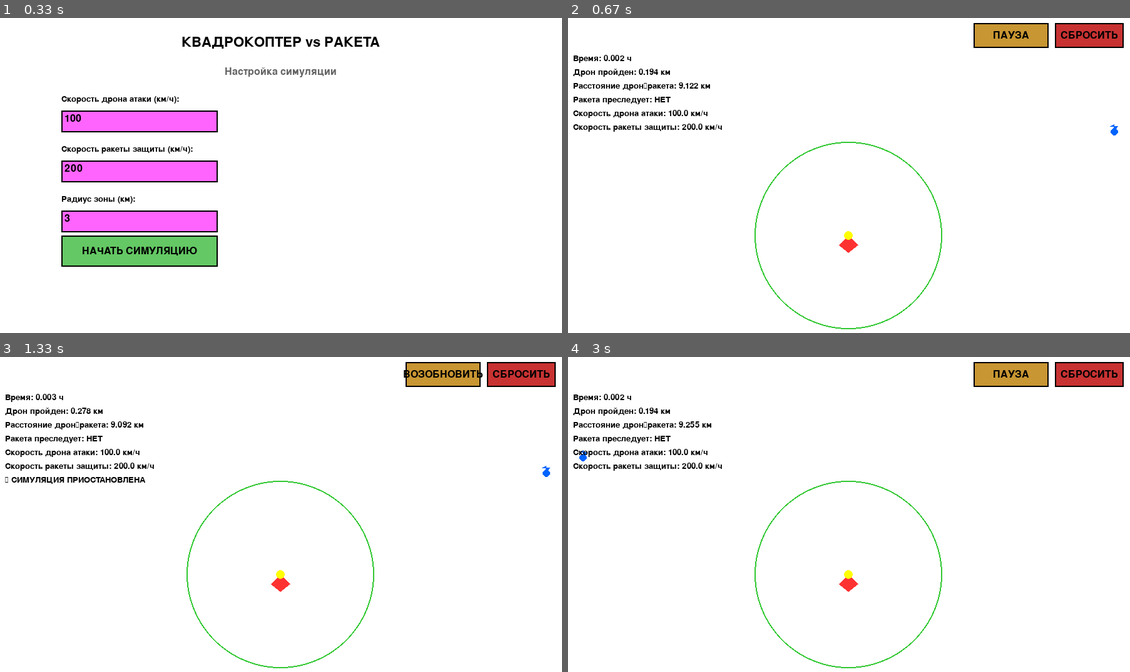
Above: before the commit, frames 1-4 (two rows, left to right).
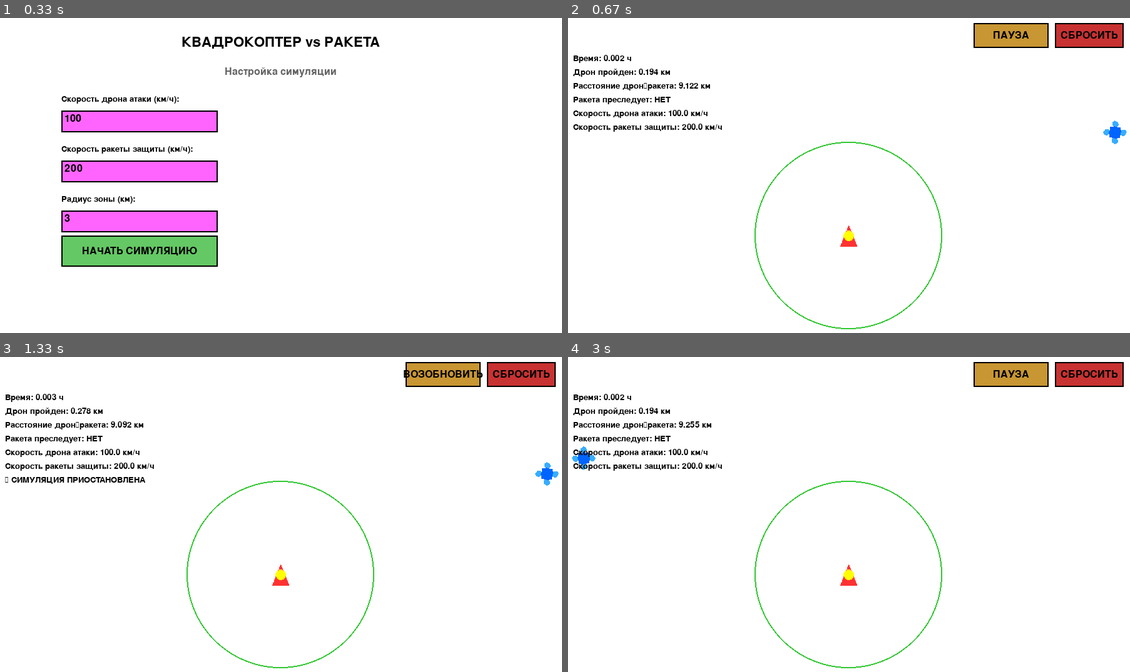
Above: after the commit, the same moments.

Repository: Scykorr/sokolov_pygame_bpla
Game: pygame game, started from main.py
Two runs of this game, one before a commit and one after it. Both use one fixed random seed, a clock stepped at 60 frames per second and the inputs below.
Inputs (mouse positions are in pixels of both pictures, inside the frame that each line leads up to):
- Up to frame 1 (0.33 s): no input
- Up to frame 2 (0.67 s): click "НАЧАТЬ СИМУЛЯЦИЮ" at 0.38 s
- Up to frame 3 (1.33 s): click "ПАУЗА" at 0.72 s; click (106, 508) at 1.05 s
- Up to frame 4 (3 s): click "СБРОСИТЬ" at 2.38 s; click "НАЧАТЬ СИМУЛЯЦИЮ" at 2.72 s

Frame 1 is identical in both runs. In frame 2, 0.2% of the frame differs, in the area x 48-100%, y 32-75%; in frame 3, 0.2%; in frame 4, 0.2%.

Commit message:
Добавить спрайты для дрона и ракеты, улучшить визуализацию

Diff:
--- /dev/null
+++ b/generate_sprites.py
@@ -0,0 +1,87 @@
+"""Генерирует спрайты (изображения) для дрона и ракеты"""
+from PIL import Image, ImageDraw
+
+def create_rocket_sprite(filename, size=50):
+    """Создает изображение ракеты"""
+    img = Image.new('RGBA', (size, size), (255, 255, 255, 0))
+    draw = ImageDraw.Draw(img)
+
+    # Ракета - треугольник с острием вверх (красная)
+    tip = (size // 2, 5)
+    left = (10, size - 5)
+    right = (size - 10, size - 5)
+
+    # Основное тело ракеты (красное)
+    draw.polygon([tip, left, right], fill=(255, 50, 50, 255))
+
+    # Желтая окружность (двигатель)
+    center = (size // 2, size // 2)
+    radius = size // 5
+    draw.ellipse(
+        [center[0] - radius, center[1] - radius,
+         center[0] + radius, center[1] + radius],
+        fill=(255, 255, 0, 255)
+    )
+
+    img.save(filename)
+    print(f"✓ Ракета сохранена в {filename}")
+
+def create_drone_sprite(filename, size=50):
+    """Создает изображение дрона (квадрокоптера)"""
+    img = Image.new('RGBA', (size, size), (255, 255, 255, 0))
+    draw = ImageDraw.Draw(img)
+
+    center = size // 2
+
+    # Центральное тело (квадрат, синий)
+    body_size = size // 5
+    draw.rectangle(
+        [center - body_size, center - body_size,
+         center + body_size, center + body_size],
+        fill=(0, 100, 255, 255)
+    )
+
+    # Четыре пропеллера (крест)
+    arm_length = size // 3
+    arm_width = 3
+
+    # Вертикальная линия
+    draw.rectangle(
+        [center - arm_width, center - arm_length,
+         center + arm_width, center + arm_length],
+        fill=(0, 100, 255, 255)
+    )
+
+    # Горизонтальная линия
+    draw.rectangle(
+        [center - arm_length, center - arm_width,
+         center + arm_length, center + arm_width],
+        fill=(0, 100, 255, 255)
+    )
+
+    # Четыре окружности (винты)
+    prop_radius = size // 8
+    for x_offset, y_offset in [(arm_length, 0), (-arm_length, 0), (0, arm_length), (0, -arm_length)]:
+        x = center + x_offset
+        y = center + y_offset
+        draw.ellipse(
+            [x - prop_radius, y - prop_radius,
+             x + prop_radius, y + prop_radius],
+            fill=(0, 150, 255, 200)
+        )
+
+    # Центральная окружность
+    draw.ellipse(
+        [center - body_size - 2, center - body_size - 2,
+         center + body_size + 2, center + body_size + 2],
+        outline=(0, 100, 255, 255),
+        width=2
+    )
+
+    img.save(filename)
+    print(f"✓ Дрон сохранен в {filename}")
+
+if __name__ == "__main__":
+    create_rocket_sprite("rocket.png", size=60)
+    create_drone_sprite("drone.png", size=60)
+    print("\n Спрайты успешно созданы!")
--- a/main.py
+++ b/main.py
@@ -132,6 +132,19 @@
         self.speed_drone_kmh = 100
         self.speed_missile_kmh = 200
         self.zone_radius_km = 3.0
+
+        # Загрузка спрайтов
+        self.rocket_img = None
+        self.drone_img = None
+        self.use_sprites = False
+        try:
+            self.rocket_img = pygame.image.load("rocket.png").convert_alpha()
+            self.drone_img = pygame.image.load("drone.png").convert_alpha()
+            self.use_sprites = True
+            print("✓ Спрайты загружены")
+        except pygame.error as e:
+            print(f"⚠ Не удалось загрузить спрайты: {e}")
+            print("  Буду использовать геометрические фигуры")
 
         self.clock = pygame.time.Clock()
         self.reset_simulation()
@@ -228,29 +241,42 @@
                            int(self.zone_radius_km * SCALE), 2)
 
         # Ракета (неподвижная в центре) - увеличенный размер
-        rocket_size = 15
-        pygame.draw.polygon(screen, RED, [
-            (cx, cy),
-            (cx + rocket_size, cy + rocket_size),
-            (cx, cy + rocket_size + 12),
-            (cx - rocket_size, cy + rocket_size)
-        ])
-        pygame.draw.circle(screen, YELLOW, (cx, cy), rocket_size // 2)
+        if self.use_sprites and self.rocket_img:
+            rocket_scaled = pygame.transform.scale(self.rocket_img, (40, 40))
+            rocket_rect = rocket_scaled.get_rect(center=(cx, cy))
+            screen.blit(rocket_scaled, rocket_rect)
+        else:
+            rocket_size = 15
+            pygame.draw.polygon(screen, RED, [
+                (cx, cy),
+                (cx + rocket_size, cy + rocket_size),
+                (cx, cy + rocket_size + 12),
+                (cx - rocket_size, cy + rocket_size)
+            ])
+            pygame.draw.circle(screen, YELLOW, (cx, cy), rocket_size // 2)
 
         # Дрон (атакует с края) - увеличенный размер
         if self.drone_active and not self.explosion:
             dx, dy = km_to_px(self.drone_pos[0], self.drone_pos[1])
-            drone_size = 12
-            pygame.draw.polygon(screen, BLUE, [
-                (dx, dy),
-                (dx - drone_size * math.cos(self.drone_angle),
-                 dy - drone_size * math.sin(self.drone_angle)),
-                (dx - drone_size * 0.7 * math.cos(self.drone_angle) - drone_size * 0.5 * math.sin(self.drone_angle),
-                 dy - drone_size * 0.7 * math.sin(self.drone_angle) + drone_size * 0.5 * math.cos(self.drone_angle)),
-                (dx - drone_size * 0.7 * math.cos(self.drone_angle) + drone_size * 0.5 * math.sin(self.drone_angle),
-                 dy - drone_size * 0.7 * math.sin(self.drone_angle) - drone_size * 0.5 * math.cos(self.drone_angle))
-            ])
-            pygame.draw.circle(screen, BLUE, (dx, dy), drone_size // 2)
+            if self.use_sprites and self.drone_img:
+                # Вращаем дрон в соответствии с направлением
+                angle_deg = math.degrees(self.drone_angle) - 90
+                drone_scaled = pygame.transform.scale(self.drone_img, (40, 40))
+                drone_rotated = pygame.transform.rotate(drone_scaled, angle_deg)
+                drone_rect = drone_rotated.get_rect(center=(dx, dy))
+                screen.blit(drone_rotated, drone_rect)
+            else:
+                drone_size = 12
+                pygame.draw.polygon(screen, BLUE, [
+                    (dx, dy),
+                    (dx - drone_size * math.cos(self.drone_angle),
+                     dy - drone_size * math.sin(self.drone_angle)),
+                    (dx - drone_size * 0.7 * math.cos(self.drone_angle) - drone_size * 0.5 * math.sin(self.drone_angle),
+                     dy - drone_size * 0.7 * math.sin(self.drone_angle) + drone_size * 0.5 * math.cos(self.drone_angle)),
+                    (dx - drone_size * 0.7 * math.cos(self.drone_angle) + drone_size * 0.5 * math.sin(self.drone_angle),
+                     dy - drone_size * 0.7 * math.sin(self.drone_angle) - drone_size * 0.5 * math.cos(self.drone_angle))
+                ])
+                pygame.draw.circle(screen, BLUE, (dx, dy), drone_size // 2)
 
         # Линия преследования (если обнаружен дрон)
         if self.drone_active and self.tracking_active and not self.explosion:
Binary file added: drone.png
Not shown, changed: requirements.txt
Binary file added: rocket.png
